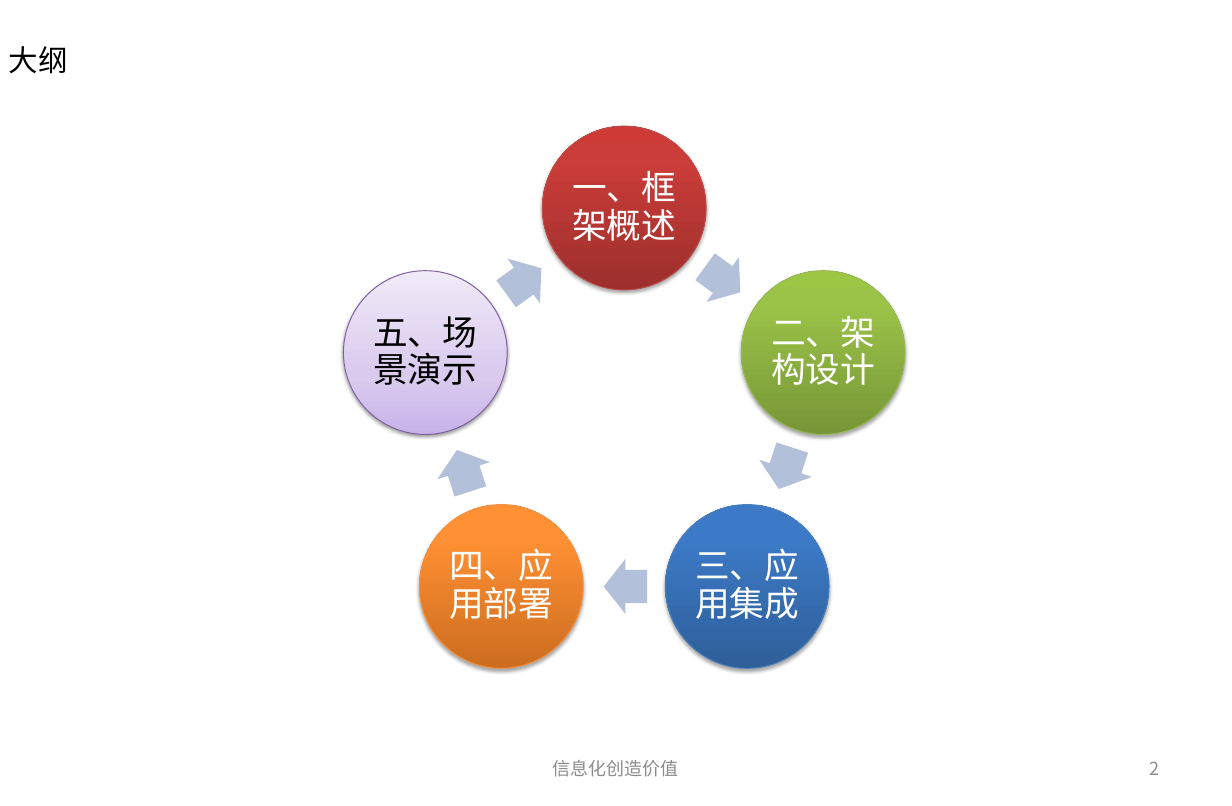
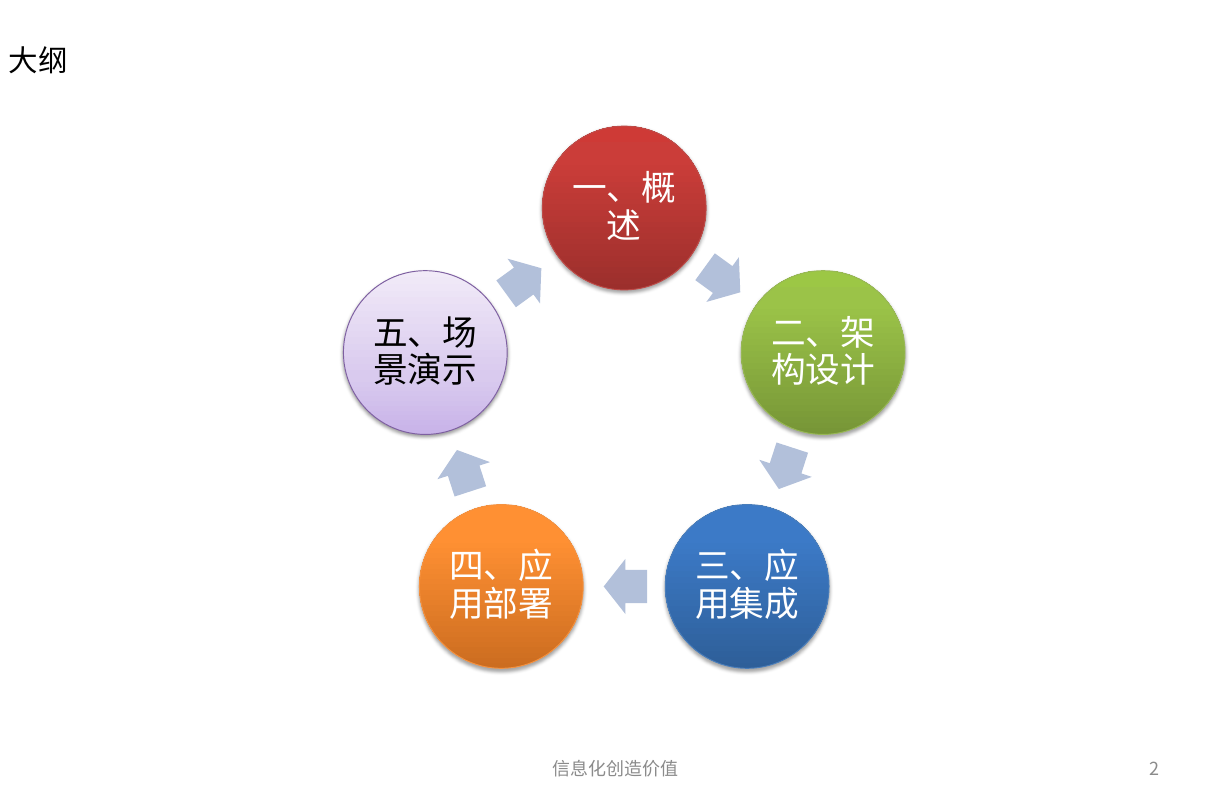
Before and after one commit to bbossgroups/bboss-document, a slide deck: slide 2 of 文档/bboss会话共享介绍.pptx. Drawn at 1232x806 pixels with LibreOffice and Linux fonts; fonts in the diff are those of the drawing. Boxes give left, top, right and bottom in pixels: in the first picture for what was removed or moved away, otherwise in the second. Text is boxed around its words. In the diff, an @@ line names an element or a change of style, - is before the commit and + after.

```diff
--- a/文档/bboss会话共享介绍.pptx
+++ b/文档/bboss会话共享介绍.pptx
@@ text at box(572, 171, 676, 240): text changed @@
-一、框架概述
+一、概述
```
Also in this commit, not shown: 3 other slides changed.
